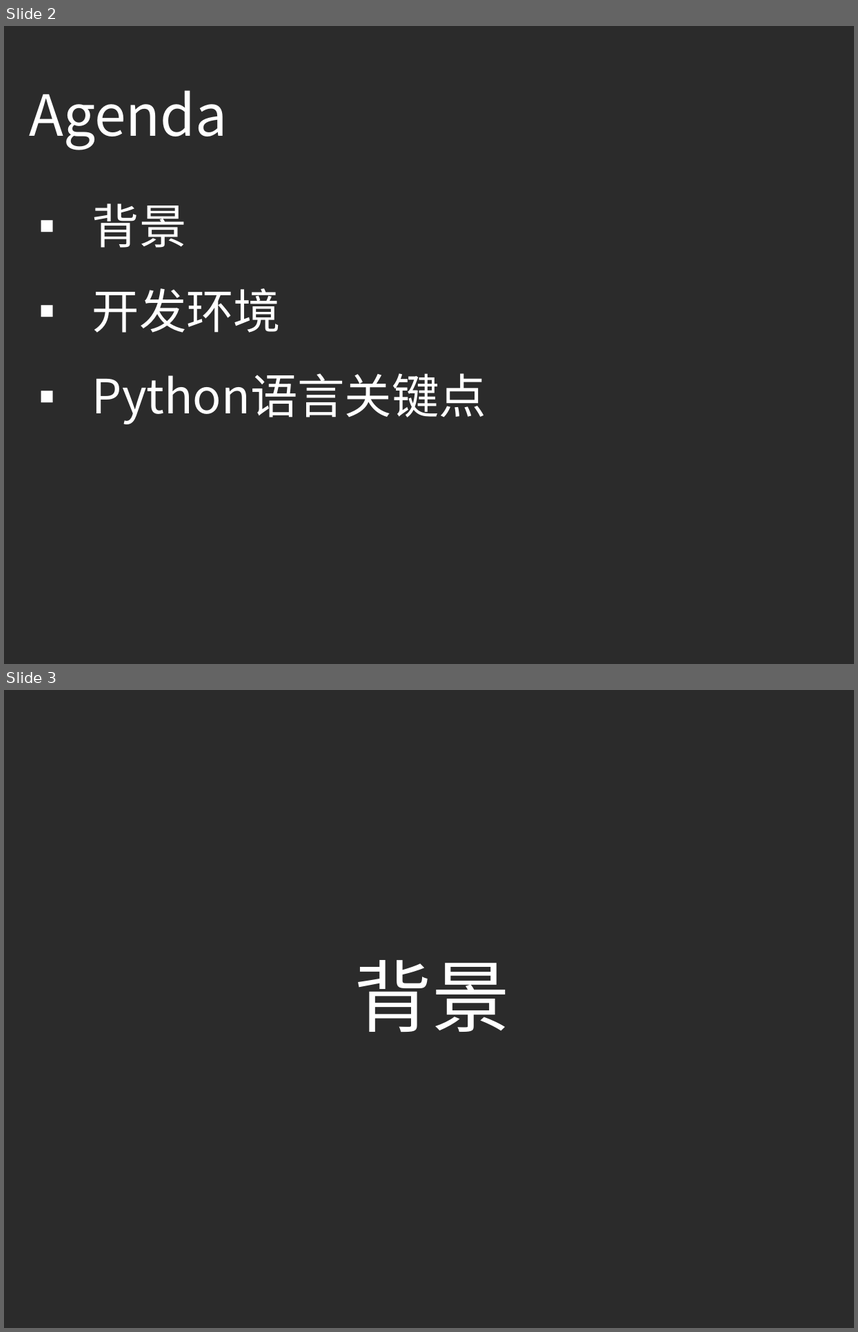
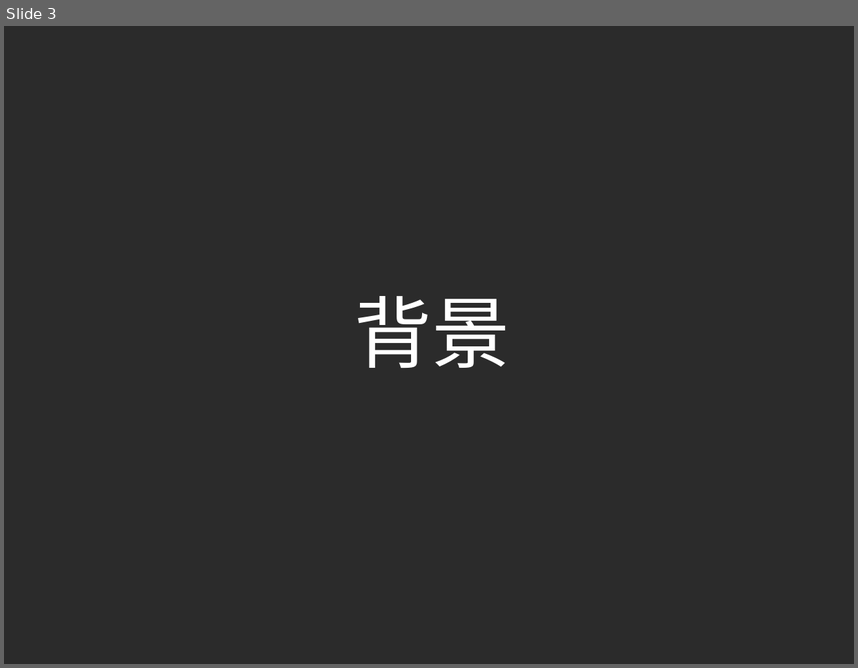
Before and after one commit to ouriris/ml-course, a slide deck: chapter.4/ppt/ML_CH4_Naive_Bayes.pptx. Shown one above the other, each under a label of ours: slides 2 and 3 before the commit, slide 3 after it. The pictures are 858x1332 and 858x668 pixels, drawn with LibreOffice and Linux fonts; fonts in the diff are those of the drawing; background and template pictures are left out; a plain dark background stands for a picture behind light text. Boxes give left, top, right and bottom in pixels: in the first picture for what was removed or moved away, otherwise in the second. Text is boxed around its words. In the diff, an @@ line names an element or a change of style, - is before the commit and + after.

```diff
--- a/chapter.4/ppt/ML_CH4_Naive_Bayes.pptx
+++ b/chapter.4/ppt/ML_CH4_Naive_Bayes.pptx
@@ slide 2 removed at (4, 26, 854, 664), background picture (left out) @@
@@ text removed at (29, 90, 228, 150) @@
-Agenda
@@ text removed at (92, 203, 486, 424) @@
-▪ 背景
-▪ 开发环境
-▪ Python语言关键点
```
Also in this commit, not shown: 6 slides added, 42 other slides removed.
